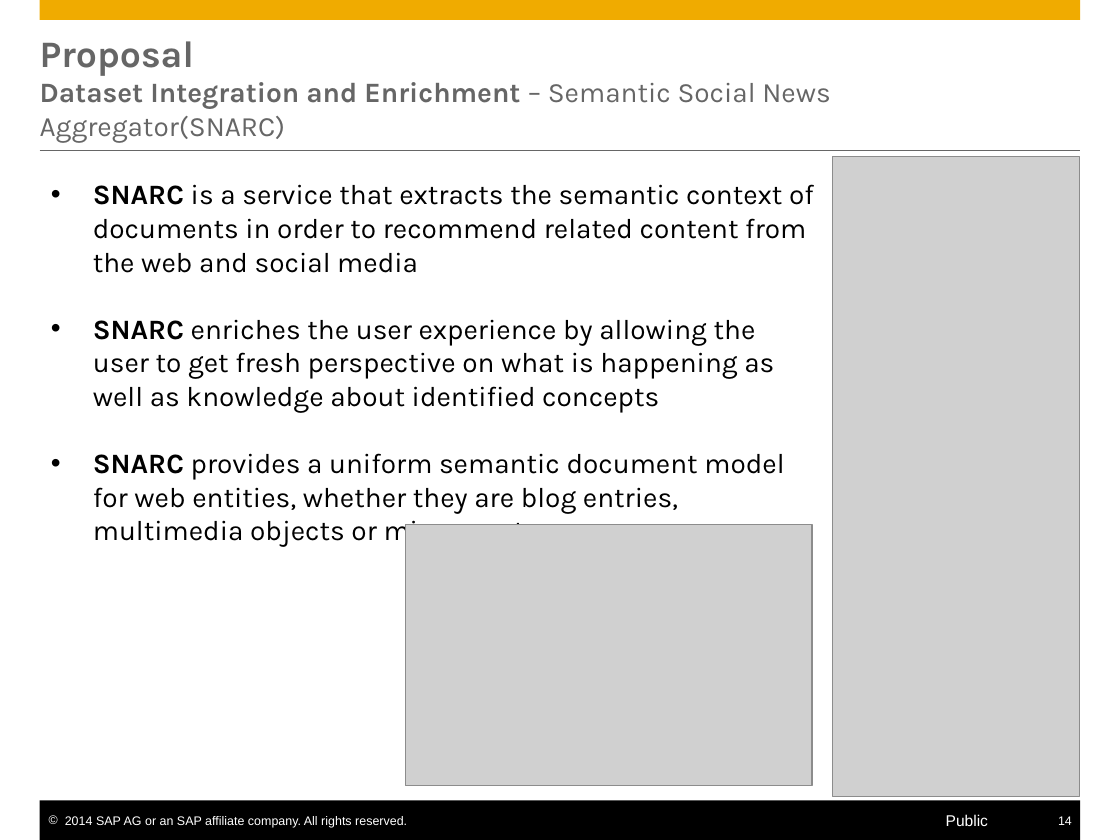
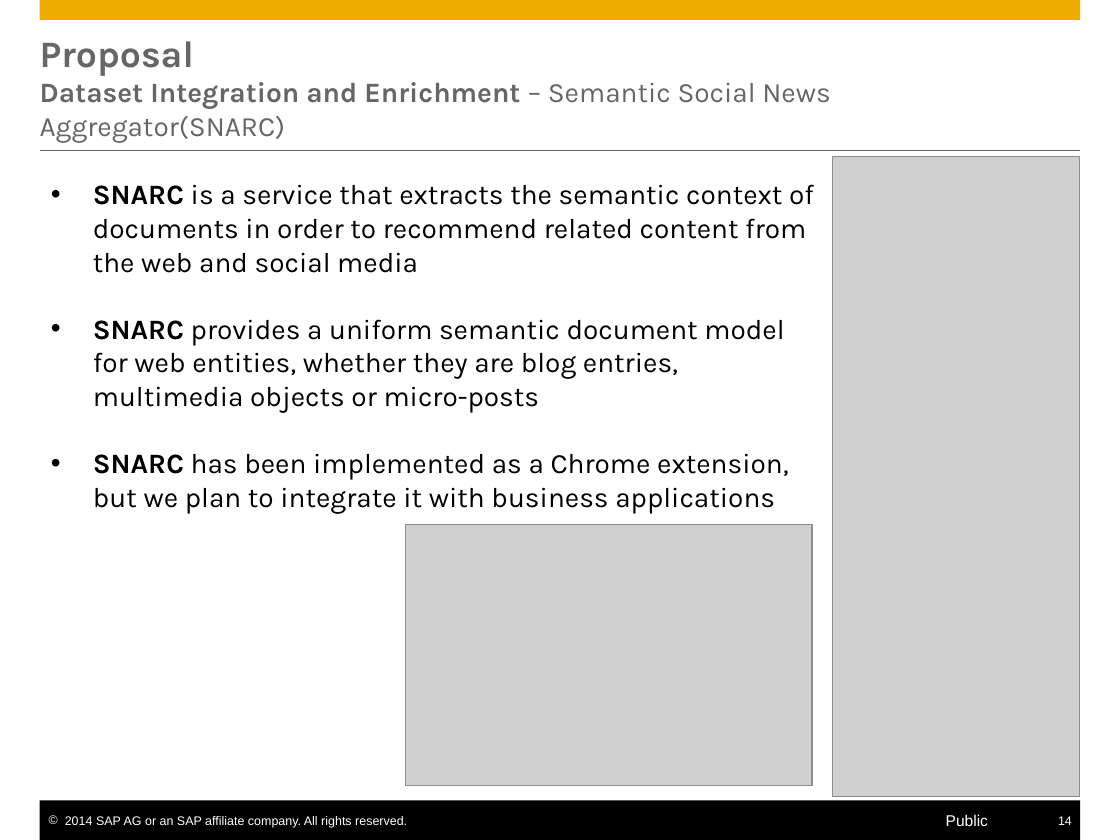
Before and after one commit to S-c-H-i-Z-o/PhD, a slide deck: slide 14 of Progress Reports CIFRE & Workplans/PhD Interim Report/presentation/Self-Service Data Provisioning through Semantic Enrichment of Data - Updated.pptx. Drawn at 1120x840 pixels with LibreOffice and Linux fonts; fonts in the diff are those of the drawing; grey boxes stand for pictures. Boxes give left, top, right and bottom in pixels: in the first picture for what was removed or moved away, otherwise in the second. Text is boxed around its words. In the diff, an @@ line names an element or a change of style, - is before the commit and + after.

```diff
--- a/Progress Reports CIFRE & Workplans/PhD Interim Report/presentation/Self-Service Data Provisioning through Semantic Enrichment of Data - Updated.pptx
+++ b/Progress Reports CIFRE & Workplans/PhD Interim Report/presentation/Self-Service Data Provisioning through Semantic Enrichment of Data - Updated.pptx
@@ text at (93,319,774,413): paragraph removed @@
-• SNARC enriches the user experience by allowing the user to get fresh perspective on what is happening as well as knowledge about identified concepts
@@ text at (93,453,789,513): paragraph added @@
+• SNARC has been implemented as a Chrome extension, but we plan to integrate it with business applications
```
Also in this commit, not shown: 6 other slides changed, 20 other files.
